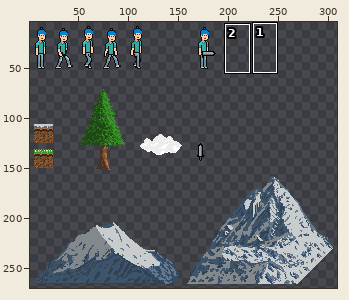
Sprite sheet -- prima_endaufgabe_grether_benedikt/Assets/Sprite/allSprites.png. Above, an overview of the earlier version with the close-up marked.
Close-up. Earlier state:
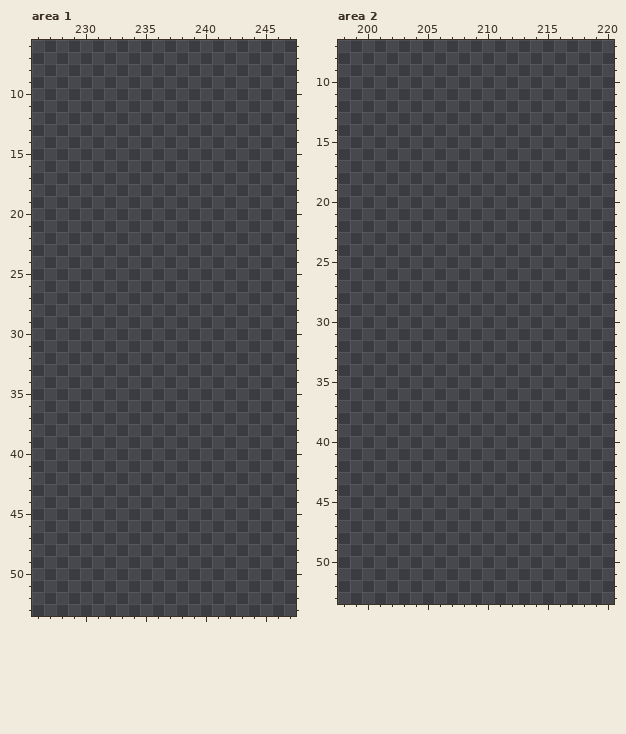
The file is 327x279 pixels. Pixels under 10% opacity are left out. Colours within 5 levels of each other are drawn and written as one. Shown: area 1: x 226..247, y 6..53; area 2: x 198..220, y 7..53. The wide view leaves out empty margins. The commit also changed other parts of the picture, which this record leaves out.
And afterwards:
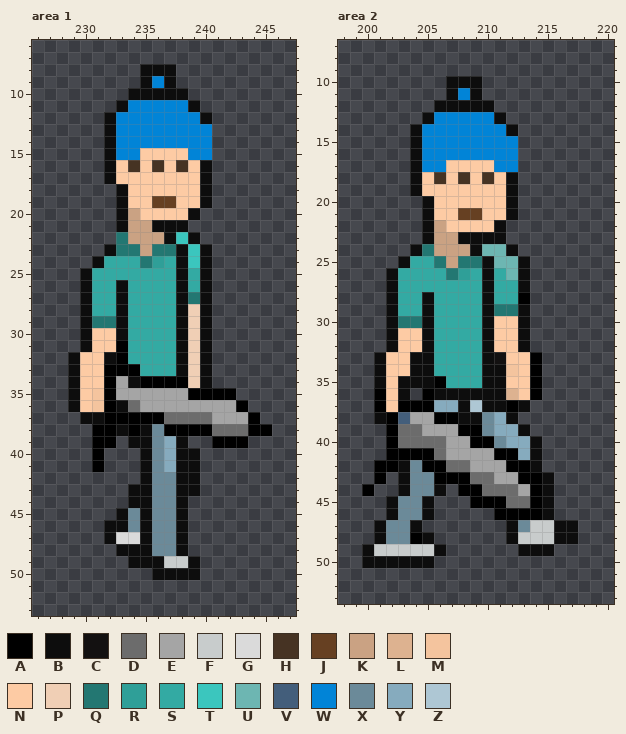
Palette (. is transparent): A #000000  B #0d0d0d  C #131111  D #6c6c6c  E #a5a5a5  F #c8cccc  G #dadada  H #463323  J #664022  K #caa283  L #ddb290  M #f4c49e  N #fdcba4  P #f0cfb5  Q #237772  R #2f9f98  S #33aaa3  T #3bc6be  U #6db6b2  V #435e7b  W #0184d7  X #6b8a99  Y #86abbe  Z #aec7d4
Edits made:
Changed rows in their new state; - is an unchanged pixel.
Area 1:
first column x 229:
 8 ------BBB--------
 9 ------BWB--------
10 -----BBBBB-------
11 ----BWWWWWB------
12 ---BWWWWWWWB-----
13 ---BWWWWWWWW-----
14 ---BWWWWWWWW-----
15 ---BWWNNNNWW-----
16 ---BNHNHNHNB-----
17 ---BNNNNNNNB-----
18 ----BNNNNNNB-----
19 ----BNNJJNNB-----
20 ----BKNNNNB------
21 ----BKKBBB-------
22 ----QKKKBTB------
23 ---BQQKQQBTB-----
24 --BSSSQRSBTB-----
25 -BSSSSSSSBSB-----
26 -BSSBSSSSBSB-----
27 -BSSBSSSSBQB-----
28 -BSSBSSSSBPB-----
29 -BQQBSSSSBPB-----
30 -BNNBSSSSBPB-----
31 -BNNASSSSBPB-----
32 BNNBASSSSBPB-----
33 BNNAAASSSBPB-----
34 BNNAEBAAAAPB-----
35 BNMAEEEEEEAAAA---
36 BNMABDEEEEEEEEA--
37 -BBAAAAADDDDEEEA-
38 --AABABXAAAADDDAA
39 --AA-BBXYB--AAA--
40 --A---BXYBB------
41 --A---BXYBB------
42 ------BXXBB------
43 -----BBXXBB------
44 -----BBXXB-------
45 ----BXBXXB-------
46 ---BBXBXXB-------
47 ---BGGBXXB-------
48 ----BBBXXB-------
49 -----BBBFFB------
50 -------BBBB------
Area 2:
first column x 200:
10 -------BBB--------
11 -------BWB--------
12 ------BBBBB-------
13 -----BWWWWWB------
14 ----BWWWWWWWB-----
15 ----BWWWWWWWW-----
16 ----BWWWWWWWW-----
17 ----BWWNNNNWW-----
18 ----BNHNHNHNB-----
19 ----BNNNNNNNB-----
20 -----BNNNNNNB-----
21 -----BNNJJNNB-----
22 -----BKNNNNB------
23 -----BKKBBBB------
24 ----BQKKKBUUB-----
25 ---BSSQKQQBUUB----
26 --BSSSSQRSBSUB----
27 --BSSSSSSSBSSB----
28 --BSSBSSSSBSSA----
29 --BSSBSSSSBQQB----
30 --BQQBSSSSBNNB----
31 --BNNBSSSSBNNB----
32 --BNNBSSSSBNNB----
33 -BNNBBSSSSBCNNA---
34 -BNNBBSSSSBBMNA---
35 -BNBBBASSSBBNNA---
36 -ANB-ABBBBBBLNA---
37 -ANAAAYYBZBBAB----
38 -BAVEEAABBXYB-----
39 --ADDEEEAAXYYB----
40 --ADDDDEEAAXYYB---
41 --AAAADEEEEAAYB---
42 -AABXAADDEEEAAB---
43 -A-BXXAAADDEEAAB--
44 A--BXXB-AADDDEAB--
45 --BXXB---AAADDAB--
46 --BXXB-----AAAAB--
47 -BXXB-------BXFFBB
48 -BXXAB------BFFFBB
49 BFFFFFB------BBB--
50 BBBBBB------------
Where, in picture pixels (left, top, right, bottom), the same in both close-ups:
added: (68, 64, 272, 580)
added: (362, 76, 578, 568)
